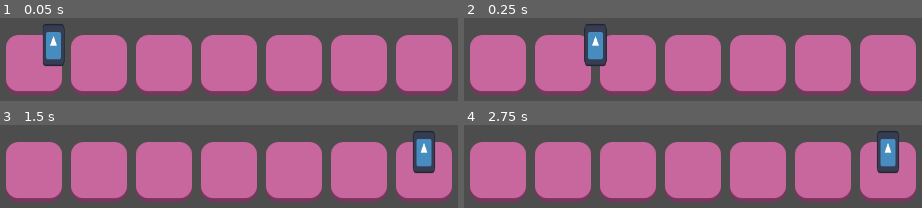
Above: before the commit, frames 1-4 (two rows, left to right).
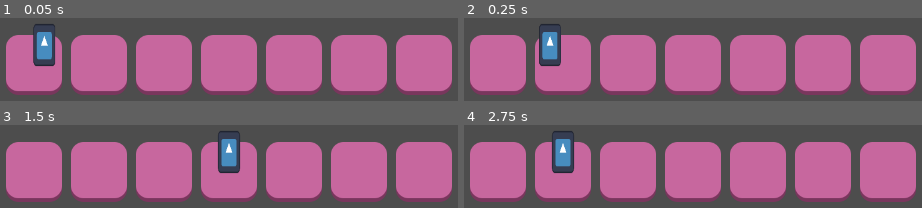
Above: after the commit, the same moments.

Repository: zuklegugle/swinkopoli
Game: Godot game, scene res://test_board.tscn
Two runs of this game, one before a commit and one after it. Both use one fixed random seed, a clock stepped at 60 frames per second and the inputs below. This scene is started directly instead of the project's main scene. The engine's default icon, where the game draws it, is replaced by a stand-in: a white triangle on a blue panel in a dark square.
Inputs:
- Up to frame 1 (0.05 s): no input
- Up to frame 2 (0.25 s): no input
- Up to frame 3 (1.5 s): no input
- Up to frame 4 (2.75 s): no input

The runs differ from the first frame. In frame 1, 2.2% of the frame differs, in the area x 7-15%, y 7-58%; in frame 2, 4.1%; in frame 3, 4.1%, in the area x 47-95%, y 7-58%; in frame 4, 4.1%.

Commit message:
added move function

Diff:
--- a/scenes/pawn/pawn.gd
+++ b/scenes/pawn/pawn.gd
@@ -2,22 +2,36 @@
 class_name Pawn
 
 @onready var sprite := $Sprite
+@onready var path = get_parent() as Path2D
+
+signal move_started
+signal move_finished
+
+var current_point_on_path_index := 0
 
 # Called when the node enters the scene tree for the first time.
 func _ready():
-	var tween = get_tree().create_tween()
-	tween.tween_property(self, "progress_ratio", 1, 1).set_trans(Tween.TRANS_LINEAR)
-	print(get_parent().curve.get_point_position(0))
-	#tween.connect("finished",func (): set_display_offset(Vector2(48, -56)))
-	#set_display_offset(Vector2(48, -56))
+	move_to_point(5)
+	await(move_finished)
+	move_to_point(2)
 
-
-# Called every frame. 'delta' is the elapsed time since the previous frame.
 func _process(delta):
 	pass
 
-func move_to_point(index):
-	pass
+func move_to_point(idx : int, speed := 4.0):
+	assert( idx > 0 and idx < path.curve.point_count, "Pawn: point index out of bounds")
+	var point_diffrence := idx - current_point_on_path_index
+	var tween = get_tree().create_tween()
+	tween.tween_property(
+		self,
+		"progress",
+		path.curve.get_closest_offset(path.curve.get_point_position(idx - 1)),
+		( abs(point_diffrence) * (1 / speed) )
+		).set_trans(Tween.TRANS_LINEAR)
+	tween.connect("finished", func f():
+		current_point_on_path_index = idx
+		print(current_point_on_path_index)
+		move_finished.emit())
 
 func set_display_offset(display_offset : Vector2):
 	sprite.offset = display_offset
